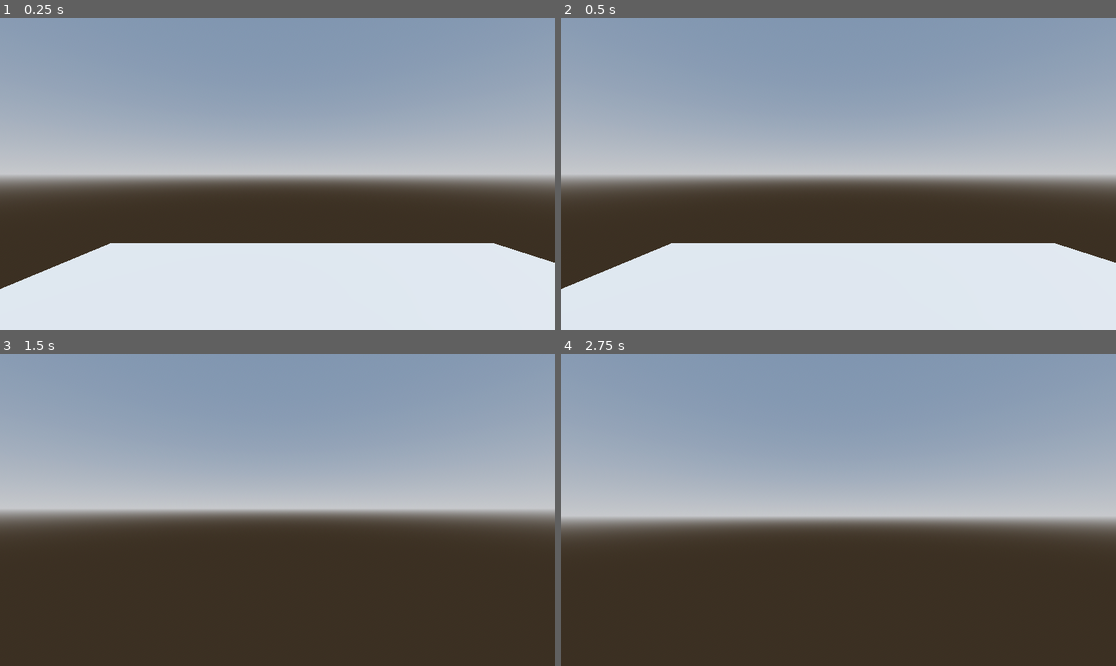
Above: before the commit, frames 1-4 (two rows, left to right).
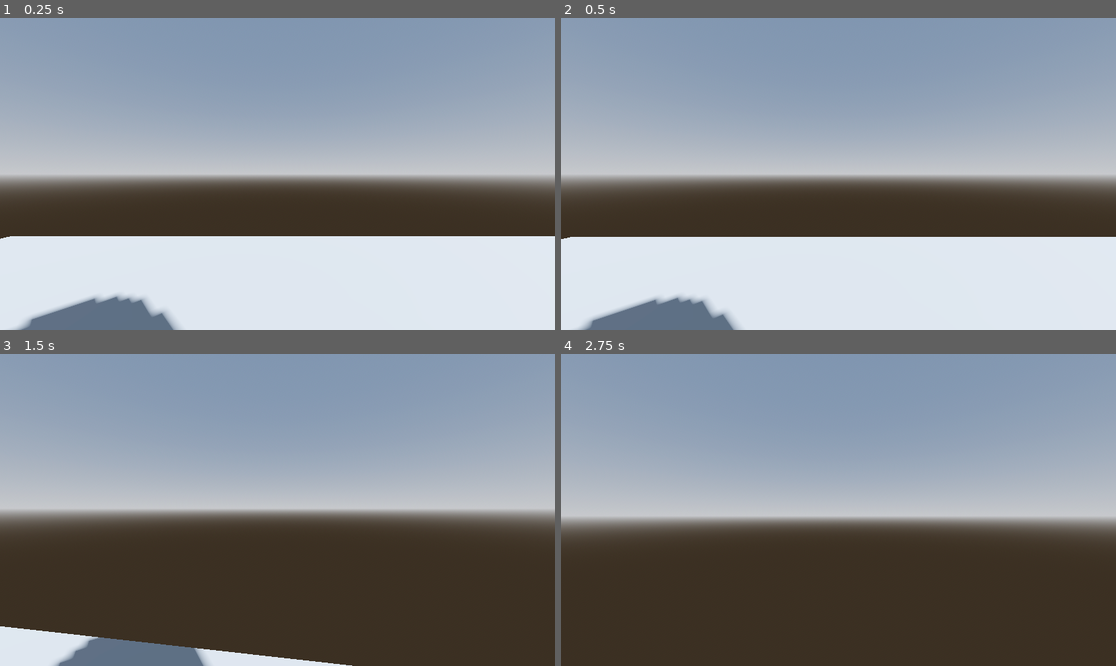
Above: after the commit, the same moments.

Repository: Yuri-Campos/horrorTest
Game: Godot game, scene res://maps/lvl_1.tscn
Same seed, same stepped clock (60 frames per second), same inputs: the game is played once before the commit and once after it. The project has no main scene, so this scene is started directly.
Inputs (mouse positions are in pixels of both pictures, inside the frame that each line leads up to):
- Up to frame 1 (0.25 s): no input
- Up to frame 2 (0.5 s): no input
- Up to frame 3 (1.5 s): move the mouse to (305, 510) at 0.52 s; hold Space (action_jump) 0.53-1.28 s; hold W (ui_up) from 0.53 s (still down); move the mouse to (249, 510) at 1.27 s; tap Space (action_jump) at 1.35 s
- Up to frame 4 (2.75 s): keep holding W (ui_up); tap Space (action_jump) at 1.52, 1.82 s; tap Enter at 2 s; move the mouse to (849, 503) at 2.02 s; hold Space (action_jump) from 2.03 s (still down)

The runs differ from the first frame. In frame 1, 6.3% of the frame differs, in the area x 0-100%, y 69-100%; in frame 2, 6.0%; in frame 3, 4.1%; in frame 4, nothing differs.

Commit message:
create a basic headbob system for testing

Diff:
--- /dev/null
+++ b/Player/advanced_player.gd
@@ -0,0 +1,25 @@
+extends CharacterBody3D
+
+@export var speed := 7.0
+@export var gravity := -20.0
+@export var jump_power := 15.0
+@export var h_accel := 35.0
+@export var v_accel := 35.0
+
+var movement_vector := Vector3.ZERO
+
+func _physics_process(delta) -> void:
+	# Horizontal movement
+	var horizontal_input := Vector3.ZERO
+	horizontal_input.x = Input.get_axis("down", "up")
+	horizontal_input.z = Input.get_axis("left", "right")
+	horizontal_input = horizontal_input.limit_length(1.0)
+	horizontal_input *= speed
+	horizontal_input.y = movement_vector.y
+	movement_vector = movement_vector.move_toward(horizontal_input, h_accel * delta)
+	# Vertical movement
+	movement_vector.y = move_toward(movement_vector.y, gravity, v_accel * delta)
+	if Input.is_action_just_pressed("jump") and is_on_floor():
+		movement_vector.y = jump_power
+	# Move
+	move_and_slide()
--- a/Player/player.gd
+++ b/Player/player.gd
@@ -2,14 +2,21 @@
 
 
 @onready var camera_3d = $Camera3D
+@onready var origin_cam_pos: Vector3 = camera_3d.position
 
 @export var mouse_sens: float= 0.15
+@export var cam_bob_speed: float = 6
+@export var cam_bob_up_down: float = 0.5
 
-const GRAVITY: int = 5
+const GRAVITY: float = 9.8
 
 var direction: Vector3
-var speed: int = 5
-var jump_height: int = 30
+var speed: int = 2
+var jump_vel: int = 4
+var _delta:float = 0.0
+
+var cam_bob
+var obj_cam
 func _ready():
 	Input.set_mouse_mode(Input.MOUSE_MODE_CAPTURED)
 
@@ -20,10 +27,30 @@
 		camera_3d.rotate_x(deg_to_rad(-event.relative.y * mouse_sens))
 		camera_3d.rotation.x = clamp(camera_3d.rotation.x, deg_to_rad(-89), deg_to_rad(89))
 
+
+func _process(delta):
+	cam_movement(delta)
+
+func cam_movement(delta):
+	_delta += delta
+
+	if direction != Vector3.ZERO:
+		cam_bob = floor(abs(direction.z) + abs(direction.x)) * _delta * cam_bob_speed
+		obj_cam = origin_cam_pos + Vector3.UP * sin(cam_bob) * cam_bob_up_down
+	else:
+		cam_bob = floor(abs(1) + abs(1)) * _delta * 0.6
+		obj_cam = origin_cam_pos + Vector3.UP * sin(cam_bob) * 0.1
+
+
+	camera_3d.position = camera_3d.position.lerp(obj_cam, delta)
+
+
+
 func _physics_process(delta) -> void:
-	player_movement()
+	process_movement(delta)
 
-func player_movement() -> void:
+
+func process_movement(delta) -> void:
 	direction = Vector3.ZERO
 
 	var h_rot := global_transform.basis.get_euler().y
@@ -36,9 +63,10 @@
 	velocity.x = direction.x * speed
 	velocity.z = direction.z * speed
 
-	if Input.is_action_pressed("action_jump") and is_on_floor():
-		velocity.y += jump_height
 	if !is_on_floor():
-		velocity.y -= GRAVITY
+		velocity.y -= GRAVITY * delta
+	if Input.is_action_just_pressed("action_jump") and is_on_floor():
+		velocity.y = jump_vel
+
 
 	move_and_slide()
--- a/Player/player.tscn
+++ b/Player/player.tscn
@@ -1,15 +1,20 @@
-[gd_scene load_steps=3 format=3 uid="uid://bqe53mhaag0j1"]
+[gd_scene load_steps=4 format=3 uid="uid://bqe53mhaag0j1"]
 
 [ext_resource type="Script" path="res://Player/player.gd" id="1_3qhei"]
 
-[sub_resource type="CapsuleShape3D" id="CapsuleShape3D_ps68n"]
+[sub_resource type="CapsuleShape3D" id="CapsuleShape3D_vtpfn"]
+
+[sub_resource type="CapsuleMesh" id="CapsuleMesh_oxg3k"]
 
 [node name="player" type="CharacterBody3D"]
 transform = Transform3D(1, 0, 0, 0, 1, 0, 0, 0, 1, 0, 1, 0)
 script = ExtResource("1_3qhei")
 
+[node name="Camera3D" type="Camera3D" parent="."]
+transform = Transform3D(1, 0, 0, 0, 1, 0, 0, 0, 1, 0, 0.0145407, 0)
+
 [node name="CollisionShape3D" type="CollisionShape3D" parent="."]
-shape = SubResource("CapsuleShape3D_ps68n")
+shape = SubResource("CapsuleShape3D_vtpfn")
 
-[node name="Camera3D" type="Camera3D" parent="."]
-transform = Transform3D(1, 0, 0, 0, 1, 0, 0, 0, 1, 0, 0.8, 0)
+[node name="MeshInstance3D" type="MeshInstance3D" parent="."]
+mesh = SubResource("CapsuleMesh_oxg3k")
--- a/maps/lvl_1.tscn
+++ b/maps/lvl_1.tscn
@@ -1,6 +1,5 @@
-[gd_scene load_steps=8 format=3 uid="uid://sbx0wy1q8qjp"]
+[gd_scene load_steps=7 format=3 uid="uid://sbx0wy1q8qjp"]
 
-[ext_resource type="Script" path="res://maps/lvl_1.gd" id="1_k1otp"]
 [ext_resource type="PackedScene" uid="uid://bqe53mhaag0j1" path="res://Player/player.tscn" id="2_8s4ko"]
 
 [sub_resource type="ProceduralSkyMaterial" id="ProceduralSkyMaterial_07cre"]
@@ -22,7 +21,6 @@
 data = PackedVector3Array(-0.5, 0.5, 0.5, 0.5, 0.5, 0.5, -0.5, -0.5, 0.5, 0.5, 0.5, 0.5, 0.5, -0.5, 0.5, -0.5, -0.5, 0. …(500 unchanged characters)…
 
 [node name="lvl1" type="Node"]
-script = ExtResource("1_k1otp")
 
 [node name="DirectionalLight3D" type="DirectionalLight3D" parent="."]
 transform = Transform3D(0.692143, -0.478253, 0.540566, 0, 0.748956, 0.66262, -0.72176, -0.458628, 0.518385, 0, 2, -2)
@@ -41,4 +39,3 @@
 shape = SubResource("ConcavePolygonShape3D_wlgvd")
 
 [node name="player" parent="." instance=ExtResource("2_8s4ko")]
-transform = Transform3D(1, 0, 0, 0, 1, 0, 0, 0, 1, 0, 1, 2)
